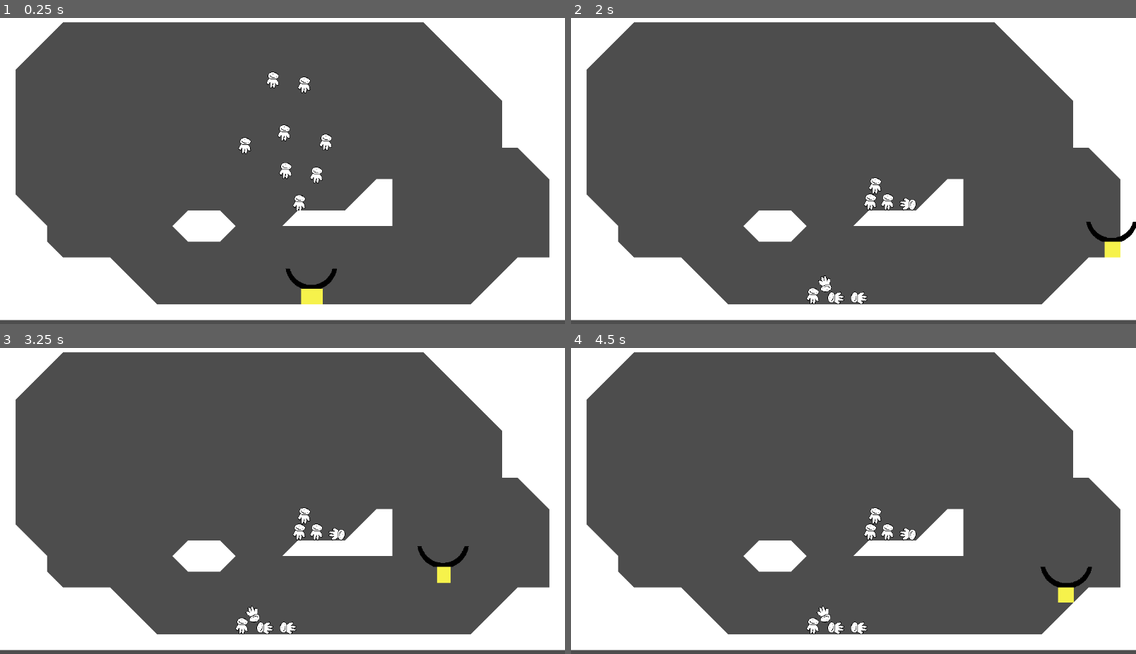
Above: before the commit, frames 1-4 (two rows, left to right).
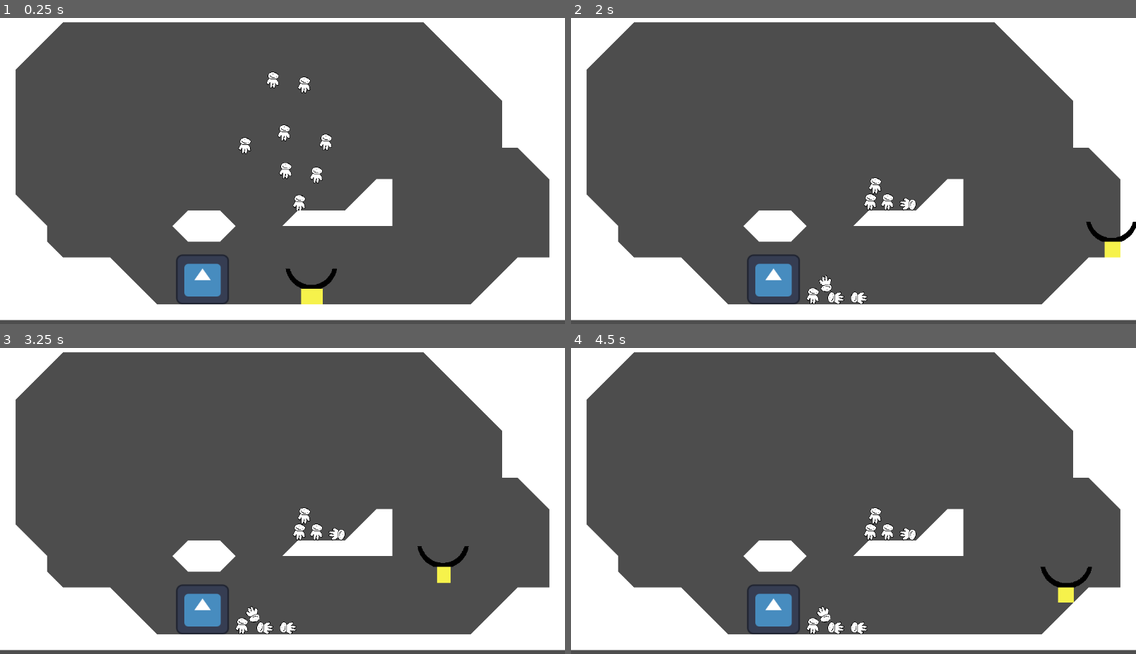
Above: after the commit, the same moments.

Repository: ValorZard/RainyPlatformer
Game: Godot game, scene res://Scenes/testPhysics.tscn
Same seed, same stepped clock (60 frames per second), same inputs: the game is played once before the commit and once after it. This scene is started directly instead of the project's main scene. The engine's default icon, where the game draws it, is replaced by a stand-in: a white triangle on a blue panel in a dark square.
Inputs:
- Up to frame 1 (0.25 s): no input
- Up to frame 2 (2 s): hold Right (ui_right) from 0.53 s (still down); tap Space (jump) at 0.77, 1.52 s
- Up to frame 3 (3.25 s): release Right (ui_right) at 2.03 s; hold Left (ui_left) 2.03-2.78 s; hold Right (ui_right) from 2.78 s (still down); tap Space (jump) at 3.02 s
- Up to frame 4 (4.5 s): tap Space (jump) at 3.77 s; release Right (ui_right) at 4.28 s; hold Left (ui_left) from 4.28 s (still down)

The runs differ from the first frame. In frame 1, 0.9% of the frame differs, in the area x 31-41%, y 77-94%; in frame 2, 1.0%, in the area x 31-47%, y 77-94%; in frame 3, 1.0%; in frame 4, 1.0%.

Commit message:
person physics and shrine

Diff:
--- a/Actors/person.gd
+++ b/Actors/person.gd
@@ -4,23 +4,26 @@
 
 var teleport := false
 var teleport_position : Vector2
+var velocity: Vector2
 
 # Called when the node enters the scene tree for the first time.
 func _ready():
 	pass # Replace with function body.
 
-func set_location(new_position : Vector2):
+func set_location(new_position : Vector2, player_velocity : Vector2):
 	teleport_position = new_position
 	teleport = true
+	velocity = player_velocity
 
 # this will constantly be running, basically the rigidbody version of process
 func _integrate_forces(state: PhysicsDirectBodyState2D) -> void:
 	if teleport:
-		state.linear_velocity = Vector2.ZERO
+		state.linear_velocity = Vector2(velocity.x,0)
 		state.angular_velocity = 0.0
 		state.transform.origin = teleport_position
 		teleport = false
 
+
 # Called every frame. 'delta' is the elapsed time since the previous frame.
 func _process(delta):
 	pass
--- a/Actors/person.tscn
+++ b/Actors/person.tscn
@@ -9,7 +9,7 @@
 [node name="Person" type="RigidBody2D"]
 collision_layer = 16
 collision_mask = 50
-mass = 10.0
+mass = 1000.0
 script = ExtResource("1_qfpyj")
 
 [node name="Sprite2D" type="Sprite2D" parent="."]
--- a/Player/pick_up_area.gd
+++ b/Player/pick_up_area.gd
@@ -8,10 +8,10 @@
 	self.connect("body_entered", pick_up_person)
 
 func pick_up_person(person):
-	print(person.name)
+	#print(person.name)
 	if person is Person:
 		# put the person in the scoop
-		person.set_location(scoop.spawn_point.global_position)
+		person.set_location(scoop.spawn_point.global_position, player.velocity)
 
 # Called every frame. 'delta' is the elapsed time since the previous frame.
 func _process(delta):
--- a/Player/test_scoop.tscn
+++ b/Player/test_scoop.tscn
@@ -4,10 +4,10 @@
 [ext_resource type="Texture2D" uid="uid://c3ryvuqs1rsum" path="res://Art/TestScoop.png" id="1_p6w0o"]
 
 [sub_resource type="RectangleShape2D" id="RectangleShape2D_upig2"]
-size = Vector2(47, 15)
+size = Vector2(65.5, 15)
 
 [sub_resource type="RectangleShape2D" id="RectangleShape2D_widvh"]
-size = Vector2(50.5031, 15.695)
+size = Vector2(60.2515, 15.695)
 
 [node name="TestScoop" type="StaticBody2D" node_paths=PackedStringArray("spawn_point")]
 position = Vector2(0, -45)
@@ -22,17 +22,17 @@
 texture = ExtResource("1_p6w0o")
 
 [node name="CollisionShape2D" type="CollisionShape2D" parent="."]
-position = Vector2(0, 25)
+position = Vector2(0.25, 25)
 shape = SubResource("RectangleShape2D_upig2")
 
 [node name="CollisionShape2D2" type="CollisionShape2D" parent="."]
-position = Vector2(-36.6425, 7.77359)
-rotation = 0.958186
+position = Vector2(-41, -6)
+rotation = 1.5708
 shape = SubResource("RectangleShape2D_widvh")
 
 [node name="CollisionShape2D3" type="CollisionShape2D" parent="."]
-position = Vector2(36.642, 7.774)
-rotation = -0.958186
+position = Vector2(41, -5)
+rotation = -1.5708
 shape = SubResource("RectangleShape2D_widvh")
 
 [node name="SpawnPoint" type="Node2D" parent="."]
--- /dev/null
+++ b/Scenes/Shrine.gd
@@ -0,0 +1,15 @@
+extends Area2D
+
+
+
+func _ready():
+	self.connect("body_entered", pick_up_person)
+
+func pick_up_person(person):
+	print(person.name)
+	if person is Person:
+		print("shrine")
+		# put the person in the scoop
+		person.queue_free()
+		Gamemanager.score += 1
+		$scoretext.text = "score" + str(Gamemanager.score)
--- a/Scenes/testPhysics.tscn
+++ b/Scenes/testPhysics.tscn
@@ -1,10 +1,12 @@
-[gd_scene load_steps=8 format=3 uid="uid://ct4wjes67om1"]
+[gd_scene load_steps=11 format=3 uid="uid://ct4wjes67om1"]
 
 [ext_resource type="PackedScene" uid="uid://cfpv8m0lwxvea" path="res://Actors/person.tscn" id="2_tqh3s"]
 [ext_resource type="PackedScene" uid="uid://cy40ffinx3qio" path="res://Player/Player.tscn" id="4_2o081"]
 [ext_resource type="PackedScene" uid="uid://b51nwhwjwsr2i" path="res://Player/test_scoop.tscn" id="4_6gant"]
 [ext_resource type="PackedScene" uid="uid://ceel35xn1mxi5" path="res://Player/pick_up_area.tscn" id="4_y1nyq"]
 [ext_resource type="Texture2D" uid="uid://dxtx8htjdu1mh" path="res://Art/TilesetOf5.png" id="6_47mak"]
+[ext_resource type="Script" path="res://Scenes/Shrine.gd" id="6_fr70l"]
+[ext_resource type="Texture2D" uid="uid://dklar3eu1r8il" path="res://icon.svg" id="7_dr8mv"]
 
 [sub_resource type="TileSetAtlasSource" id="TileSetAtlasSource_13qij"]
 texture = ExtResource("6_47mak")
@@ -49,6 +51,9 @@
 physics_layer_0/collision_mask = 15
 sources/1 = SubResource("TileSetAtlasSource_13qij")
 
+[sub_resource type="RectangleShape2D" id="RectangleShape2D_n0qck"]
+size = Vector2(108, 100)
+
 [node name="TestScene" type="Node2D"]
 
 [node name="Person" parent="." instance=ExtResource("2_tqh3s")]
@@ -90,3 +95,23 @@
 tile_set = SubResource("TileSet_sf3mg")
 format = 2
 layer_0/tile_data = PackedInt32Array(1245188, 65537, 1, 1245189, 65537, 1, 1245190, 65537, 1, 1245191, 65537, 1, 124519 …(4098 unchanged characters)…
+
+[node name="Shrine" type="Area2D" parent="."]
+collision_mask = 17
+script = ExtResource("6_fr70l")
+metadata/_edit_group_ = true
+
+[node name="Sprite2D" type="Sprite2D" parent="Shrine"]
+position = Vector2(413, 557)
+scale = Vector2(0.84375, 0.796875)
+texture = ExtResource("7_dr8mv")
+
+[node name="CollisionShape2D" type="CollisionShape2D" parent="Shrine"]
+position = Vector2(413, 557)
+shape = SubResource("RectangleShape2D_n0qck")
+
+[node name="scoretext" type="RichTextLabel" parent="Shrine"]
+offset_left = 361.0
+offset_top = 510.0
+offset_right = 463.0
+offset_bottom = 550.0
--- /dev/null
+++ b/Scripts/gamemanager.gd
@@ -0,0 +1,12 @@
+extends Node
+
+var score = 0
+
+# Called when the node enters the scene tree for the first time.
+func _ready():
+	pass # Replace with function body.
+
+
+# Called every frame. 'delta' is the elapsed time since the previous frame.
+func _process(delta):
+	pass
--- a/project.godot
+++ b/project.godot
@@ -15,6 +15,10 @@
 config/features=PackedStringArray("4.0")
 config/icon="res://Art/icon.png"
 config/windows_native_icon="res://icon.ico"
+
+[autoload]
+
+Gamemanager="*res://Scripts/gamemanager.gd"
 
 [display]
 
